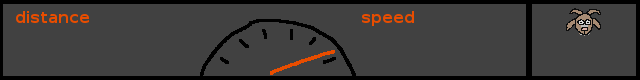
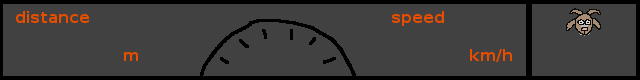
Revision of a layered w=640, h=80 image; what changed, layer by layer:
renamed "speed" to "speed ...", painted on it over bbox(362, 11, 512, 62)
renamed "distance" to "distance ...", painted on it over bbox(124, 52, 138, 61)
painted on "hud.png" over bbox(270, 50, 335, 75)
